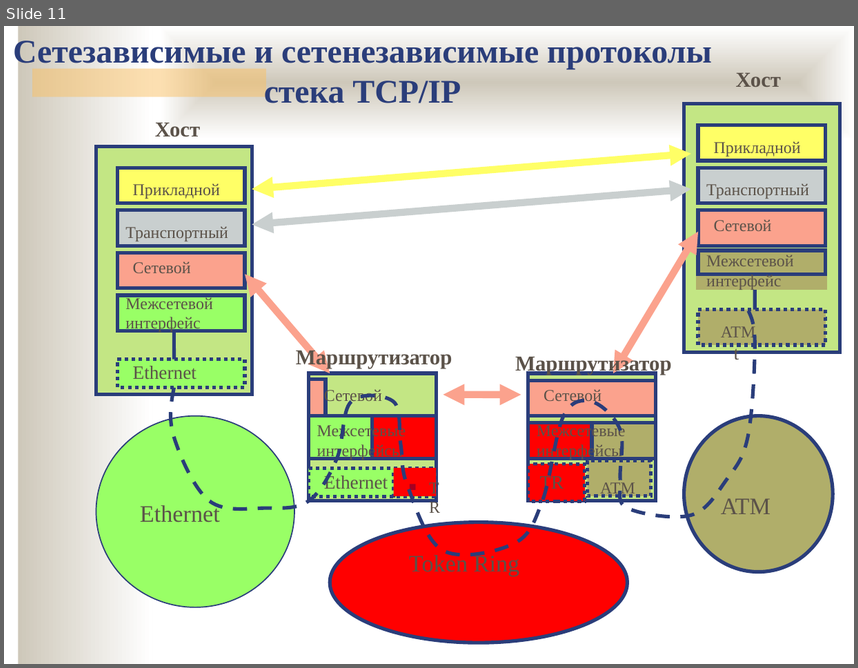
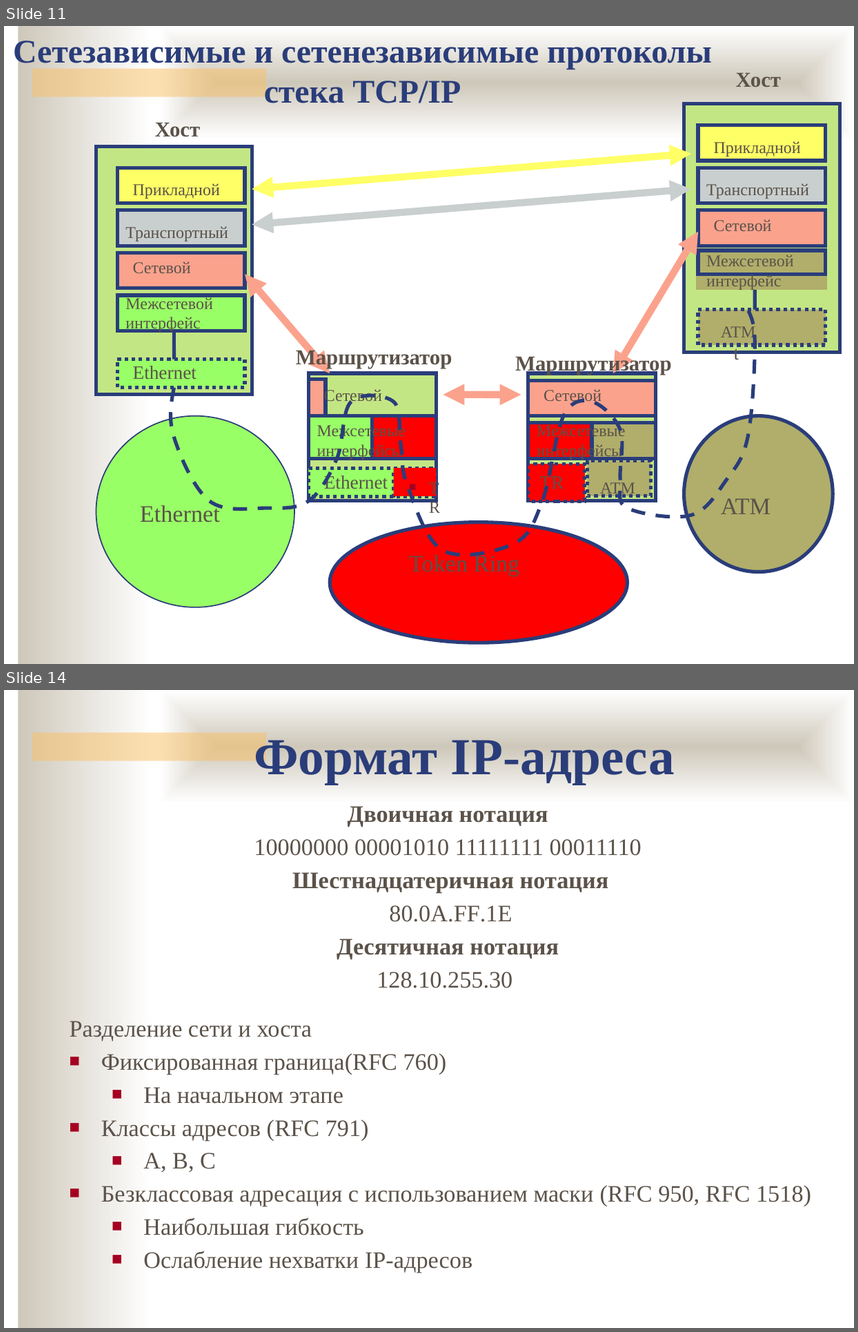
Before and after one commit to ukoloff/nets, a slide deck: 09.pptx. Shown one above the other, each under a label of ours: slide 11 before the commit, slides 11 and 14 after it; the slides between them are not shown. The pictures are 858x668 and 858x1332 pixels, drawn with LibreOffice and Linux fonts; fonts in the diff are those of the drawing; background and template pictures are left out. Boxes give left, top, right and bottom in pixels: in the first picture for what was removed or moved away, otherwise in the second. Text is boxed around its words. In the diff, an @@ line names an element or a change of style, - is before the commit and + after.

```diff
--- a/09.pptx
+++ b/09.pptx
@@ slide 14 added at (4, 690, 854, 1328), background #FFFFFF; not listed: 3 template elements that a slide beside it also shows @@
@@ text added at (254, 733, 675, 784), 44 pt, text #2A3D7A, bold @@
+Формат IP-адреса
@@ text added at (254, 806, 642, 988), 20 pt, text #5B5249, bold @@
+Двоичная нотация
+10000000 00001010 11111111 00011110
+Шестнадцатеричная нотация
+80.0A.FF.1E
+Десятичная нотация
+128.10.255.30
@@ text added at (70, 1021, 811, 1272), 20 pt, text #5B5249 @@
+Разделение сети и хоста
+  ■ Фиксированная граница(RFC 760)
+  ■ На начальном этапе
+■ Классы адресов (RFC 791)
+  ■ A, B, C
+■ Безклассовая адресация с использованием маски (RFC 950, RFC 1518)
+  ■ Наибольшая гибкость
+  ■ Ослабление нехватки IP-адресов
```
Also in this commit, not shown: 15 other slides added.
